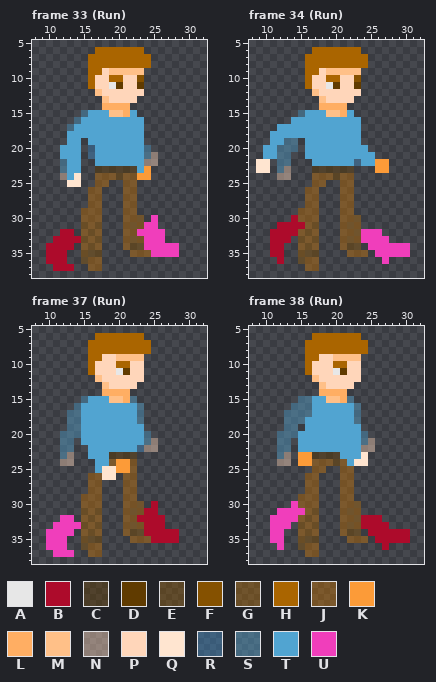
Pixel-art file: Assets/Characters/Test/Test2Animation_40x40_run_no_smears.ase. That is the earlier state.
40x40 pixels, 40 frames. Shown: frame 33 (Run): x 8..32, y 5..38; frame 34 (Run): x 8..32, y 5..38; frame 37 (Run): x 8..32, y 5..38; frame 38 (Run): x 8..32, y 5..38. The commit also changed other frames, which this record leaves out.
Visible layers, top first: "Right hand", "Shirt", "Head", "Pants", "Left hand", "Right foot", "Left foot", "Reference", "Main".
Palette (. is transparent): A #e7e7e7  B #ad0b2b  C #603b006c  D #603b00  E #8551006c  F #855100  G #aa65006c  H #aa6500  J #c571006c  K #fc9b38  L #ffae63  M #ffc088  N #ffd6ba6c  P #ffd6ba  Q #ffe5d0  R #3986c16c  S #51a4d16c  T #51a4d1  U #f03ebb
Pixels before, frame 33 (Run), first column x 10:
 6 .......HHHHHHH.....
 7 ......HHHHHHHHH....
 8 ......HHHHHHHHH....
 9 ......HHPMMMMM.....
10 ......HPPHHPPF.....
11 ......HPPADPPD.....
12 .......MPPPPPP.....
13 ........MPPPP......
14 ........LLLL.......
15 .....STTTMMLT......
16 ....STTTTTTTTT.....
17 ...STTTTTTTTTT.....
18 ...TTTTTTTTTTT.....
19 ...TT.TTTTTTTT.....
20 ..TTT.RTTTTTTTS....
21 ..TTT.RTTTTTTTSN...
22 ..STT..TTTTTTTNN...
23 ..STT..CCCCCCTK....
24 ..NTQ..JJJEJJKK....
25 ...QQ..JJ..JJ......
26 ......JJ...JJ......
27 ......JJ...JJ......
28 ......JJ...JJ......
29 .....JJJ...JJ......
30 .....JJJ...JJG.U...
31 .....GJG...JGJUU...
32 ..BB.JGJ...JJUUUU..
33 .BBBBGJG...JGJUUU..
34 BBBB.JGJ...JEEUUUUU
35 BBB..GEE....JJJUUUU
36 BBB..EJJ...........
37 .BBB..JJ...........
Pixels before, frame 34 (Run), first column x 9:
 6 ........HHHHHHH.......
 7 .......HHHHHHHHH......
 8 .......HHHHHHHHH......
 9 .......HHPMMMMM.......
10 .......HPPHHPPF.......
11 .......HPPADPPD.......
12 ........MPPPPPP.......
13 .........MPPPP........
14 .........LLLL.........
15 ......STTTMMLT........
16 .....TTTTTTTTTT.......
17 ...TTTTTTTTTTTT.......
18 ..TTTTTTTTTTTTT.......
19 ..TTSS.TTTTTTTT.......
20 .TTSSS.TTTTTTTTT......
21 .TTSS..TTTTTTTTTT.....
22 QQ.SS...TTTTTTRTTKK...
23 QQ.SN...CCCCCC...KK...
24 ...NN...JJJEJJ........
25 ........JJ..JJ........
26 .......JJ...JJ........
27 .......JJ...JJ........
28 .......JJ...JJ........
29 ......JJJ...JJ........
30 .....BJJJ...JJG.......
31 ...BBBBJG...JGJ.......
32 ..BBBBJGJ...JJGUUU....
33 ..BBB.GJG...JGJUUUU...
34 ..BB..JGJ...JEE.UUUUUU
35 ..BB..GEE....JJJ.UUUUU
36 ...B..EJJ.........U...
37 .......JJ.............
Pixels before, frame 37 (Run), first column x 10:
 6 .......HHHHHHH.....
 7 ......HHHHHHHHH....
 8 ......HHHHHHHHH....
 9 ......HHPPMMMM.....
10 ......HPPPHHPP.....
11 ......HPPPADPP.....
12 .......MPPPPPP.....
13 ........MPPPP......
14 ........LLLL.......
15 .....STTTMMLS......
16 ....STTTTTTTTS.....
17 ...SSTTTTTTTTS.....
18 ...SSTTTTTTTTS.....
19 ...SSTTTTTTTTT.....
20 ..SSSTTTTTTTTTS....
21 ..SS.TTTTTTTTTSN...
22 ..SS..TTTTTTTRNN...
23 ..SN..TTTCCCC......
24 ..NN...TTJKKJ......
25 .......TQQKKJ......
26 ......JJQQ.JJ......
27 ......JJ...JJ......
28 ......JJ...JJ......
29 .....JJJ...JJ......
30 .....JJJ...JJG.B...
31 .....GJG...JGJBB...
32 ..UU.JGJ...JJBBBB..
33 .UUUUGJG...JGJBBB..
34 UUUU.JGJ...JEEBBBBB
35 UUU..GEE....JJJBBBB
36 UUU..EJJ...........
37 .UUU..JJ...........
Pixels before, frame 38 (Run), first column x 11:
 6 ......HHHHHHH.......
 7 .....HHHHHHHHH......
 8 .....HHHHHHHHH......
 9 .....HHPPMMMM.......
10 .....HPPPHHPP.......
11 .....HPPPADPP.......
12 ......MPPPPPP.......
13 .......MPPPP........
14 .......LLLL.........
15 ....SSTTMMLS........
16 ...SSSTTTTTTS.......
17 ..SSSSTTTTTTS.......
18 ..SSSTTTTTTTS.......
19 ..SS.TTTTTTTT.......
20 .SSSTTTTTTTTTS......
21 .SS.TTTTTTTTTSN.....
22 .SS.TTTTTTTTTNN.....
23 .SN.KKCCCCTTTQ......
24 .NN.KKJJJEJTQQ......
25 ......JJ..JJ........
26 .....JJ...JJ........
27 .....JJ...JJ........
28 .....JJ...JJ........
29 ....JJJ...JJ........
30 ...UJJJ...JJG.......
31 .UUUUJG...JGJ.......
32 UUUUJGJ...JJGBBB....
33 UUU.GJG...JGJBBBB...
34 UU..JGJ...JEE.BBBBBB
35 UU..GEE....JJJ.BBBBB
36 .U..EJJ.........B...
37 .....JJ.............
Now the later version:
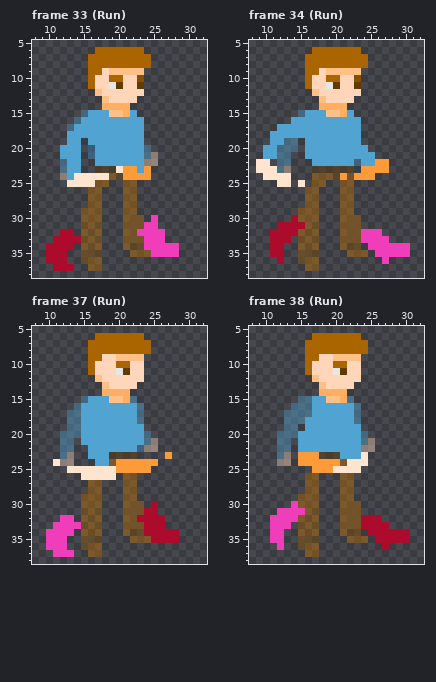
The exact change:
Frame 33 (Run), layers "Right hand", "Left hand":
Colour C gives way to colour K in row 23 at x 21 to 22.
Colour J gives way to colour K in row 24 at x 21 to 22.
The edit adds colour Q in rows 24 to 25 at x 15 to 16.
Colour C gives way to colour Q in row 23 at x 20.
Colour J gives way to colour Q in row 24 at x 17 to 18.
Frame 34 (Run), layers "Right hand", "Left hand":
The edit adds colour K in row 23 at x 24 to 25; in row 24 at x 23 to 25.
Colour J gives way to colour K in row 24 at x 21.
The edit adds colour Q in row 23 at x 11; in row 24 at x 10 to 11; in row 25 at x 12 to 13 and 15.
Colour N gives way to colour Q in row 24 at x 12 to 13.
Frame 37 (Run), layers "Right hand", "Left hand":
The edit adds colour K in row 23 at x 27; in row 24 at x 23 to 25; in row 25 at x 23 to 24.
Colour J gives way to colour K in rows 24 to 25 at x 22.
The edit adds colour Q in row 24 at x 11; in row 25 at x 13 to 16; in row 26 at x 15.
Colour J gives way to colour Q in row 26 at x 16 to 17.
Colour T gives way to colour Q in row 25 at x 17.
Frame 38 (Run), layers "Right hand", "Left hand":
The edit adds colour K in row 25 at x 19.
Colour C gives way to colour K in row 23 at x 17.
Colour E gives way to colour K in row 24 at x 20.
Colour J gives way to colour K in row 24 at x 17 to 19; in row 25 at x 17 to 18.
The edit adds colour Q in row 25 at x 20 and 23.
Colour J gives way to colour Q in row 25 at x 21 to 22.
Colour T gives way to colour Q in row 24 at x 22.
